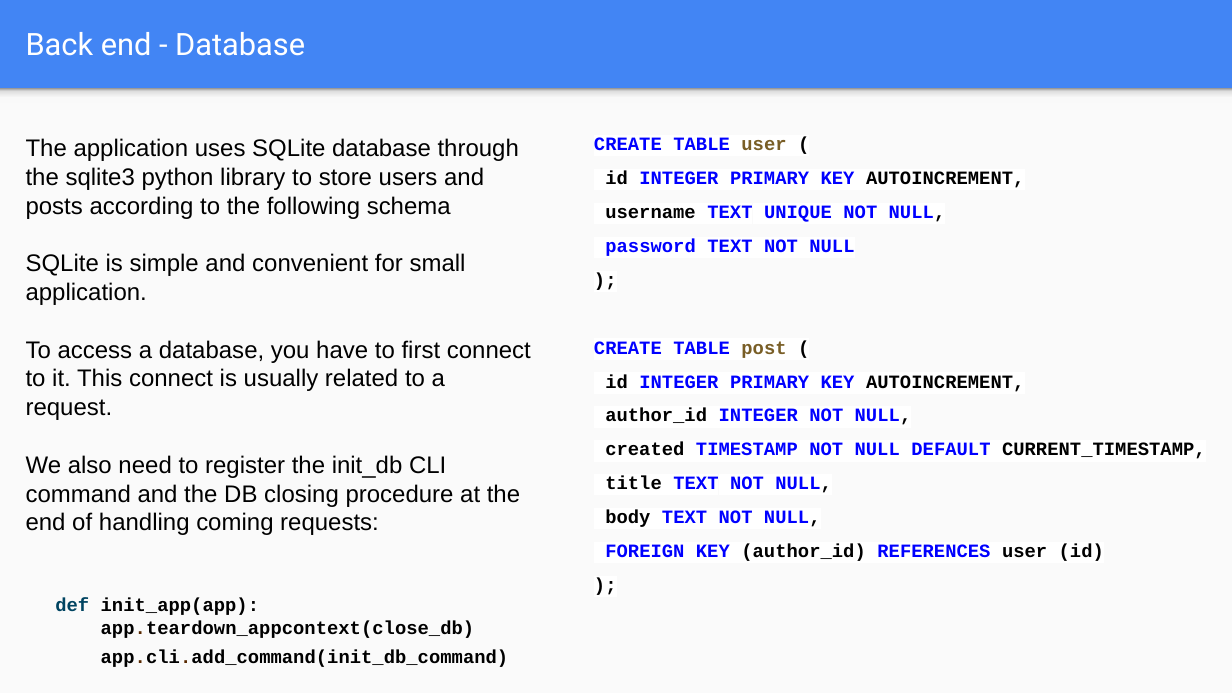
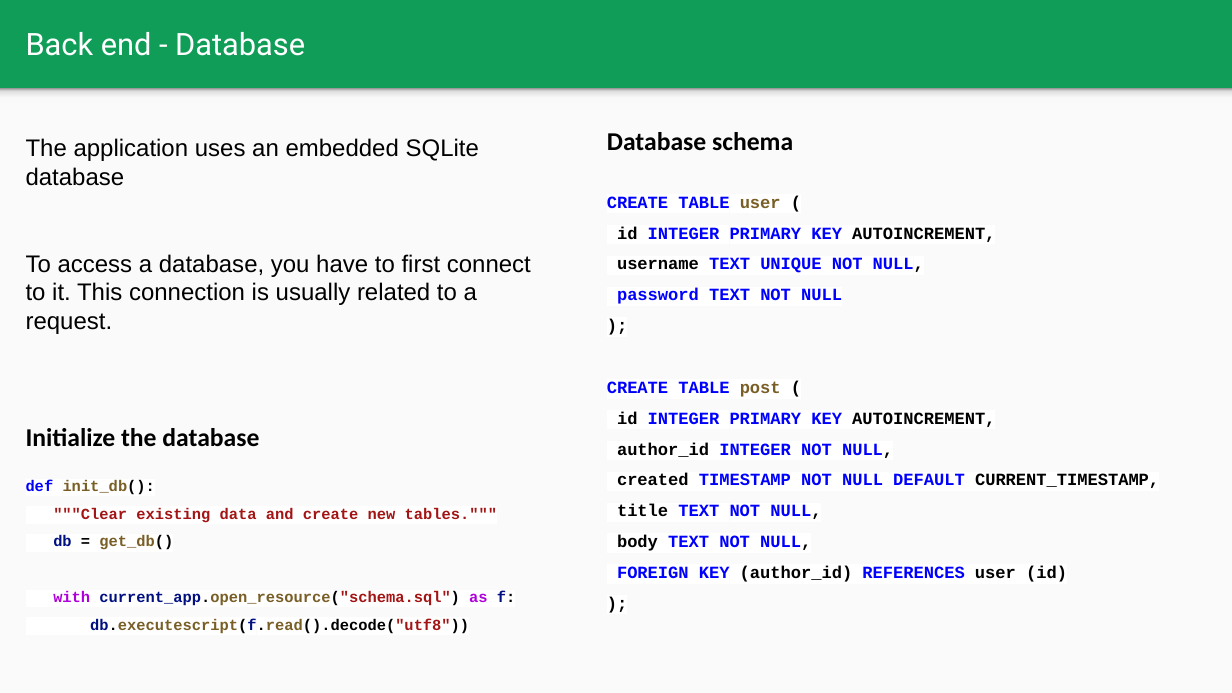
Before and after one commit to gadm21/Flask-Blog-application, a slide deck: slide 10 of Lab Flask blog web application.pptx (slide 7 before the commit). Drawn at 1232x693 pixels with LibreOffice and Linux fonts; fonts in the diff are those of the drawing. Boxes give left, top, right and bottom in pixels: in the first picture for what was removed or moved away, otherwise in the second. Text is boxed around its words. In the diff, an @@ line names an element or a change of style, - is before the commit and + after.

```diff
--- a/Lab Flask blog web application.pptx
+++ b/Lab Flask blog web application.pptx
@@ background #4285F4 to #0F9D58 @@
@@ text at [26,138,531,334]: text changed @@
-The application uses SQLite database through the sqlite3 python library to store users and posts according to the following schema
-SQLite is simple and convenient for small application.
-To access a database, you have to first connect to it. This connect is usually related to a request.
-We also need to register the init_db CLI command and the DB closing procedure at the end of handling coming requests:
+The application uses an embedded SQLite database
+To access a database, you have to first connect to it. This connection is usually related to a request.
@@ text added at [607,132,793,151], 15 pt, text #000000, bold @@
+Database schema
@@ text "CREATE TABLE user (": place and size @@
-text "CREATE TABLE user (" at [594,137,1206,561]
+text "CREATE TABLE user (" at [607,196,1159,582]
@@ text "CREATE TABLE user (" at [607,196,1159,582]: size 11 to 10 pt @@
@@ text added at [26,428,259,447], 15 pt, text #000000, bold @@
+Initialize the database
@@ text added at [26,480,516,634], 9 pt, text #A31515, bold @@
+def init_db():
+"""Clear existing data and create new tables."""
+db = get_db()
+with current_app.open_resource("schema.sql") as f:
+db.executescript(f.read().decode("utf8"))
@@ text removed at [55,598,509,667] @@
-def init_app(app):
-app.teardown_appcontext(close_db)
-app.cli.add_command(init_db_command)
```
Also in this commit, not shown: 6 other slides changed, 4 slides added, 1 slide removed.
